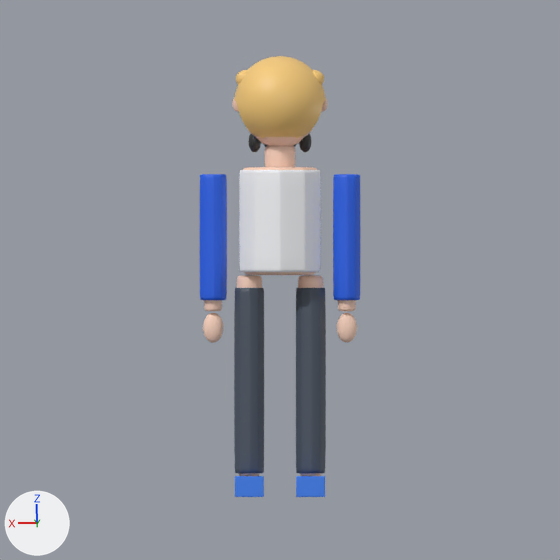
An edit to the Blender file assets-src/avatars/liam/liam.blend, drawn before and after from the same camera.
One viewpoint serves both versions: the file's camera 'Camera'. Arrows for +X, +Y and +Z are at lower left; the lights stay in place. The older version comes first.

Objects in the first picture: 'Body', 'ClothingBottom', 'ClothingShoes', 'ClothingTop', 'Hair', 'Sleeve.L', 'Sleeve.R' and 2 more.
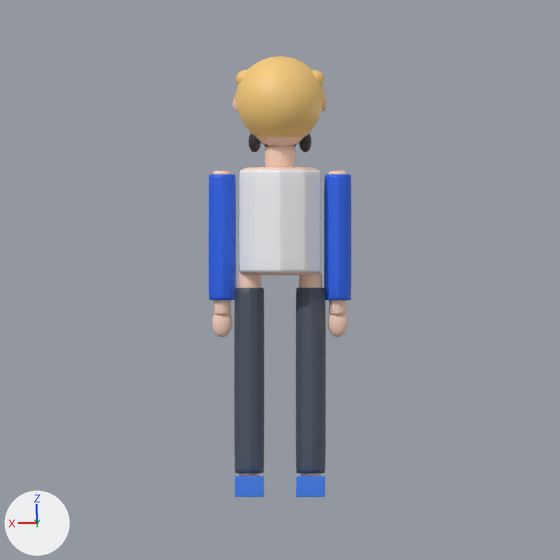
What the commit changed:
me_cylinder is used by ob_body; location (0.0, 0.0, 0.693).
me_cylinder had 10220 vertices, 10192 faces and spanned x -0.214..0.214, y -0.134..0.125, z -0.692..0.516.
me_cylinder now has 12660 vertices, 12624 faces and spans x -0.19..0.19, y -0.134..0.125, z -0.692..0.516.
me_cylinder part 1: the loose piece of 610 vertices spanning x -0.213..-0.157, y -0.019..0.019, z -0.269..-0.186 is moved by (0.025, 0.0, 0.015).
me_cylinder part 2: the loose piece of 610 vertices spanning x 0.157..0.213, y -0.019..0.019, z -0.269..-0.186 is moved by (-0.025, 0.0, 0.015).
me_cylinder part 3: the loose piece of 542 vertices spanning x 0.054..0.116, y -0.03..0.03, z -0.642..-0.363 is rebuilt with 542 vertices and now spans x 0.057..0.113, y -0.029..0.029, z -0.652..-0.353.
me_cylinder part 4: a new loose piece of 542 vertices spanning x -0.19..-0.13, y -0.031..0.031, z -0.012..0.207, in mat_skin (beige #ffd7c2).
me_cylinder part 5: a new loose piece of 542 vertices spanning x 0.13..0.19, y -0.031..0.031, z -0.012..0.207, in mat_skin (beige #ffd7c2).
me_cylinder part 6: 20 vertices moved within x -0.169..0.169, y -0.031..0.031, z -0.222..-0.001; 3212 vertices removed from x -0.214..0.214, y -0.036..0.036, z -0.362..0.197; 3348 vertices added at x -0.183..0.183, y -0.037..0.037, z -0.4..0.007.
Other edits to the shape of me_cylinder do not show in these pictures.
Object 'Sleeve.L' (ob_sleeve_l) moves from (-0.185, 0.0, 0.715) to (-0.16, 0.0, 0.715).
Object 'Sleeve.R' (ob_sleeve_r) moves from (0.185, 0.0, 0.715) to (0.16, 0.0, 0.715).

Location of each change, (x1, y1, x2, y2) in pixels of the pictures (560 x 560 px; the box of a moved part takes in the faces that stretch with it):
'Sleeve.L', moved: before (333, 174, 360, 300); after (324, 174, 351, 300)
'Sleeve.R', moved: before (200, 174, 227, 300); after (209, 174, 236, 300)
'Body', reshaped (12% narrower): before (203, 97, 357, 476); after (212, 97, 348, 476)
part 1 of me_cylinder, moved or reshaped: before (337, 313, 357, 343); after (328, 314, 348, 337)
part 2 of me_cylinder, moved or reshaped: before (203, 313, 223, 343); after (212, 314, 232, 337)
part 3 of me_cylinder, rebuilt (mostly hidden): before (239, 473, 260, 476); after (239, 473, 259, 476)
part 4 of me_cylinder, added: after (329, 171, 347, 174)
part 5 of me_cylinder, added: after (213, 171, 231, 174)
part 6 of me_cylinder, moved or reshaped: before (204, 275, 356, 311); after (214, 272, 346, 315)
